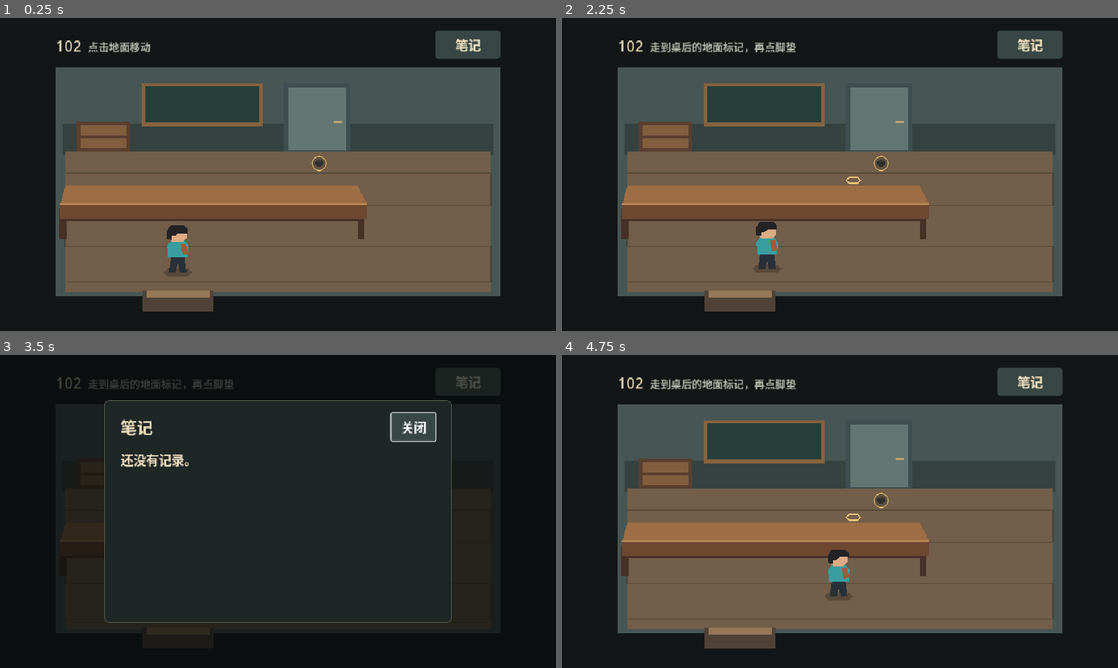
Above: before the commit, frames 1-4 (two rows, left to right).
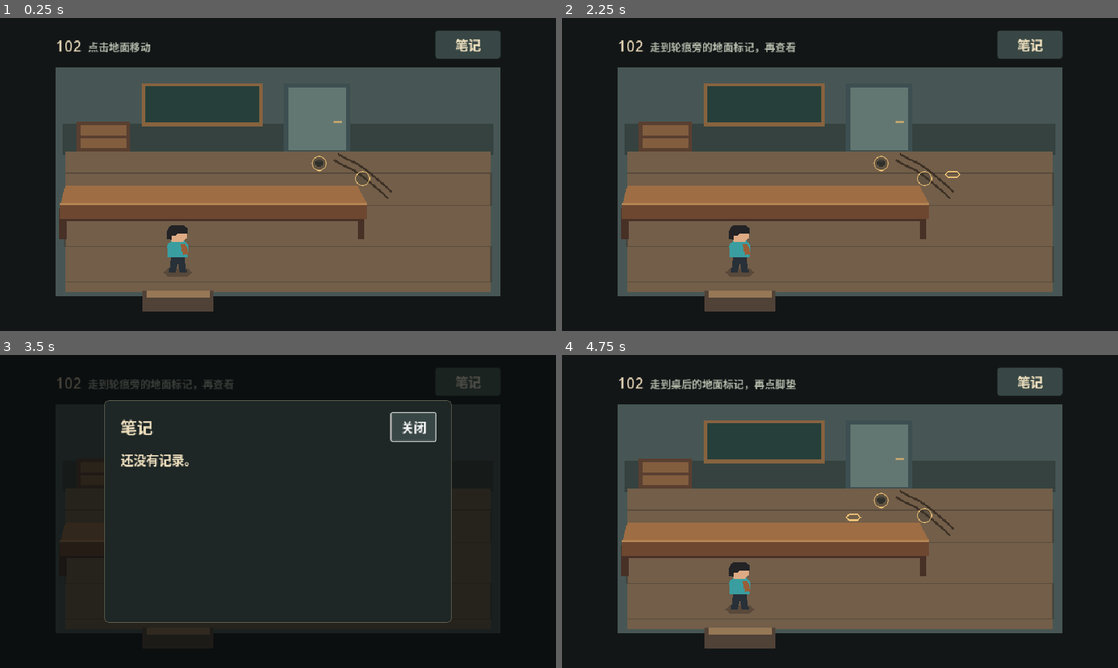
Above: after the commit, the same moments.

Repository: huangjingxin19-afk/guided-truth
Game: Godot game, scene res://rooms/room_102.tscn
Two runs of this game, one before a commit and one after it. Both use one fixed random seed, a clock stepped at 60 frames per second and the inputs below.
Inputs (mouse positions are in pixels of both pictures, inside the frame that each line leads up to):
- Up to frame 1 (0.25 s): no input
- Up to frame 2 (2.25 s): click (878, 161) at 0.52 s; click (878, 161) at 1.27 s; click (923, 177) at 2.02 s
- Up to frame 3 (3.5 s): click "笔记" at 2.75 s
- Up to frame 4 (4.75 s): click "关闭" at 3.5 s; click (878, 498) at 4.27 s

The runs differ from the first frame. In frame 1, 0.2% of the frame differs, in the area x 60-71%, y 43-58%; in frame 2, 1.8%, in the area x 19-72%, y 7-83%; in frame 3, 0.2%; in frame 4, 1.3%.

Commit message:
新增 102 教室轮痕调查并复用调查组件
- 新增器材门旁的地面轮痕、近景和笔记条目。
- 脚垫和轮痕共用调查点组件，配置站位、距离、证物和提示。
- 共用流程处理证据登记及笔记展示，102 场景通过配置和信号接入。
- 安卓测试版更新到 1.0.2。

验证通过 49 项 Godot 模拟检查，并核对 APK 包名、版本及签名。

Diff:
--- /dev/null
+++ b/gotdot/investigation/inspection_point.gd
@@ -0,0 +1,25 @@
+extends Button
+
+const EvidenceEntry = preload("res://investigation/evidence_entry.gd")
+
+signal approach_requested(position: Vector2, message: String)
+signal inspection_requested(entry: EvidenceEntry)
+
+@export var investigator: Node2D
+@export var stand: Marker2D
+@export var evidence: EvidenceEntry
+@export var inspection_distance: float = 42.0
+@export var approach_hint := "走到地面标记处再查看"
+
+
+func _ready() -> void:
+	tooltip_text = evidence.title
+	accessibility_name = evidence.title
+
+
+func _on_pressed() -> void:
+	if investigator.global_position.distance_to(stand.global_position) > inspection_distance:
+		approach_requested.emit(stand.global_position, approach_hint)
+		return
+
+	inspection_requested.emit(evidence)
--- /dev/null
+++ b/gotdot/investigation/inspection_point.tscn
@@ -0,0 +1,37 @@
+[gd_scene format=3]
+
+[ext_resource type="Script" path="res://investigation/inspection_point.gd" id="1_point"]
+
+[sub_resource type="StyleBoxFlat" id="StyleBoxFlat_marker"]
+bg_color = Color(0.19, 0.19, 0.17, 0.25)
+border_width_left = 2
+border_width_top = 2
+border_width_right = 2
+border_width_bottom = 2
+border_color = Color(0.93, 0.76, 0.46, 0.95)
+corner_radius_top_left = 13
+corner_radius_top_right = 13
+corner_radius_bottom_right = 13
+corner_radius_bottom_left = 13
+
+[node name="InspectionPoint" type="Button"]
+z_index = 1
+offset_right = 68.0
+offset_bottom = 56.0
+mouse_default_cursor_shape = 2
+flat = true
+script = ExtResource("1_point")
+
+[node name="Marker" type="Panel" parent="."]
+anchor_left = 0.5
+anchor_top = 0.5
+anchor_right = 0.5
+anchor_bottom = 0.5
+offset_left = -13.0
+offset_top = -13.0
+offset_right = 13.0
+offset_bottom = 13.0
+mouse_filter = 2
+theme_override_styles/panel = SubResource("StyleBoxFlat_marker")
+
+[connection signal="pressed" from="." to="." method="_on_pressed"]
--- /dev/null
+++ b/gotdot/investigation/room_investigation.gd
@@ -0,0 +1,39 @@
+extends Node
+
+const EvidenceEntry = preload("res://investigation/evidence_entry.gd")
+const InvestigationHud = preload("res://ui/investigation_hud.gd")
+
+@export var hud: InvestigationHud
+@export var walk_hint: Label
+@export var stand_hint: Line2D
+
+
+func _ready() -> void:
+	_show_walk_hint()
+
+
+func show_approach_hint(position: Vector2, message: String) -> void:
+	if hud.is_open():
+		return
+
+	walk_hint.text = message
+	stand_hint.global_position = position
+	stand_hint.show()
+
+
+func inspect(entry: EvidenceEntry) -> void:
+	if hud.is_open():
+		return
+
+	_show_walk_hint()
+	stand_hint.hide()
+	InvestigationLog.record(entry)
+	hud.show_evidence(entry)
+
+
+func open_notebook() -> void:
+	hud.show_notebook(InvestigationLog.entries())
+
+
+func _show_walk_hint() -> void:
+	walk_hint.text = "拖动摇杆或点击地面移动" if hud.uses_touch_controls() else "点击地面移动"
--- /dev/null
+++ b/gotdot/investigation/wheel_tracks.tres
@@ -0,0 +1,11 @@
+[gd_resource type="Resource" format=3]
+
+[ext_resource type="Script" path="res://investigation/evidence_entry.gd" id="1_entry"]
+[ext_resource type="PackedScene" path="res://props/wheel_tracks.tscn" id="2_preview"]
+
+[resource]
+script = ExtResource("1_entry")
+id = &"room102_wheel_tracks"
+title = "地面轮痕"
+description = "桌后的地板上有两道并行的轮痕，一直延伸到器材门的门槛边。"
+preview = ExtResource("2_preview")
--- /dev/null
+++ b/gotdot/props/wheel_tracks.tscn
@@ -0,0 +1,19 @@
+[gd_scene format=3]
+
+[node name="WheelTracks" type="Node2D"]
+
+[node name="LeftTrack" type="Line2D" parent="."]
+points = PackedVector2Array(-31, -6, -22, -6, -11, -7, 1, -6, 12, -4, 23, -2, 31, 0)
+width = 2.0
+default_color = Color(0.20, 0.16, 0.12, 0.82)
+begin_cap_mode = 2
+end_cap_mode = 2
+antialiased = true
+
+[node name="RightTrack" type="Line2D" parent="."]
+points = PackedVector2Array(-31, 1, -22, 1, -11, 0, 1, 1, 12, 3, 23, 5, 31, 7)
+width = 2.0
+default_color = Color(0.20, 0.16, 0.12, 0.82)
+begin_cap_mode = 2
+end_cap_mode = 2
+antialiased = true
--- a/gotdot/rooms/room_102.gd
+++ /dev/null
@@ -1,39 +0,0 @@
-extends Node2D
-
-const InvestigationHud = preload("res://ui/investigation_hud.gd")
-const FOOT_PAD = preload("res://investigation/foot_pad.tres")
-const INSPECTION_DISTANCE := 42.0
-
-@onready var player: Node2D = %LinHe
-@onready var foot_pad_stand: Marker2D = $FootPadStand
-@onready var stand_hint: Line2D = $FootPadStand/StandHint
-@onready var walk_hint: Label = $WalkHint
-@onready var hud: InvestigationHud = $InvestigationHud
-
-
-func _ready() -> void:
-	_show_walk_hint()
-
-
-func _on_foot_pad_pressed() -> void:
-	if hud.is_open():
-		return
-	if player.global_position.distance_to(foot_pad_stand.global_position) > INSPECTION_DISTANCE:
-		walk_hint.text = "走到桌后的地面标记，再点脚垫"
-		stand_hint.show()
-		return
-
-	_show_walk_hint()
-	stand_hint.hide()
-	InvestigationLog.record(FOOT_PAD)
-	hud.show_evidence(FOOT_PAD)
-
-
-func _on_notebook_requested() -> void:
-	hud.show_notebook(InvestigationLog.entries())
-
-
-func _show_walk_hint() -> void:
-	walk_hint.text = "点击地面移动"
-	if hud.uses_touch_controls():
-		walk_hint.text = "拖动摇杆或点击地面移动"
--- a/gotdot/rooms/room_102.tscn
+++ b/gotdot/rooms/room_102.tscn
@@ -1,10 +1,14 @@
 [gd_scene format=3]
 
-[ext_resource type="Script" path="res://rooms/room_102.gd" id="1_room"]
+[ext_resource type="Script" path="res://investigation/room_investigation.gd" id="1_investigation"]
 [ext_resource type="PackedScene" path="res://actors/player.tscn" id="2_player"]
 [ext_resource type="PackedScene" path="res://props/foot_pad.tscn" id="3_foot_pad"]
 [ext_resource type="PackedScene" path="res://ui/investigation_hud.tscn" id="4_hud"]
 [ext_resource type="Script" path="res://rooms/walkable_floor.gd" id="5_floor"]
+[ext_resource type="PackedScene" path="res://investigation/inspection_point.tscn" id="6_point"]
+[ext_resource type="Resource" path="res://investigation/foot_pad.tres" id="7_foot_evidence"]
+[ext_resource type="PackedScene" path="res://props/wheel_tracks.tscn" id="8_tracks"]
+[ext_resource type="Resource" path="res://investigation/wheel_tracks.tres" id="9_track_evidence"]
 
 [sub_resource type="NavigationPolygon" id="NavigationPolygon_floor"]
 resource_local_to_scene = true
@@ -15,20 +19,7 @@
 [sub_resource type="RectangleShape2D" id="RectangleShape2D_desk"]
 size = Vector2(540, 49)
 
-[sub_resource type="StyleBoxFlat" id="StyleBoxFlat_marker"]
-bg_color = Color(0.19, 0.19, 0.17, 0.25)
-border_width_left = 2
-border_width_top = 2
-border_width_right = 2
-border_width_bottom = 2
-border_color = Color(0.93, 0.76, 0.46, 0.95)
-corner_radius_top_left = 13
-corner_radius_top_right = 13
-corner_radius_bottom_right = 13
-corner_radius_bottom_left = 13
-
 [node name="Room102" type="Node2D"]
-script = ExtResource("1_room")
 
 [node name="Scenery" type="Node2D" parent="."]
 
@@ -92,29 +83,44 @@
 [node name="FootPad" parent="Scenery" instance=ExtResource("3_foot_pad")]
 position = Vector2(551, 251)
 
-[node name="InspectButton" type="Button" parent="Scenery/FootPad"]
-z_index = 1
-offset_left = -34.0
-offset_top = -28.0
-offset_right = 34.0
-offset_bottom = 28.0
-mouse_default_cursor_shape = 2
-tooltip_text = "查看脚垫"
-accessibility_name = "查看脚垫"
-flat = true
-
-[node name="Marker" type="Panel" parent="Scenery/FootPad/InspectButton"]
-offset_left = 21.0
-offset_top = 15.0
-offset_right = 47.0
-offset_bottom = 41.0
-mouse_filter = 2
-theme_override_styles/panel = SubResource("StyleBoxFlat_marker")
-
-[node name="FootPadStand" type="Marker2D" parent="."]
+[node name="WheelTracks" parent="Scenery" instance=ExtResource("8_tracks")]
+position = Vector2(627, 272)
+rotation = 0.52
+scale = Vector2(1.8, 1.8)
+
+[node name="Investigation" type="Node2D" parent="." node_paths=PackedStringArray("hud", "walk_hint", "stand_hint")]
+script = ExtResource("1_investigation")
+hud = NodePath("../InvestigationHud")
+walk_hint = NodePath("../WalkHint")
+stand_hint = NodePath("StandHint")
+
+[node name="FootPadPoint" parent="Investigation" node_paths=PackedStringArray("investigator", "stand") instance=ExtResource("6_point")]
+offset_left = 517.0
+offset_top = 223.0
+offset_right = 585.0
+offset_bottom = 279.0
+investigator = NodePath("../../WalkableFloor/DepthSort/LinHe")
+stand = NodePath("../FootPadStand")
+evidence = ExtResource("7_foot_evidence")
+approach_hint = "走到桌后的地面标记，再点脚垫"
+
+[node name="WheelTracksPoint" parent="Investigation" node_paths=PackedStringArray("investigator", "stand") instance=ExtResource("6_point")]
+offset_left = 592.0
+offset_top = 249.0
+offset_right = 660.0
+offset_bottom = 305.0
+investigator = NodePath("../../WalkableFloor/DepthSort/LinHe")
+stand = NodePath("../WheelTracksStand")
+evidence = ExtResource("9_track_evidence")
+approach_hint = "走到轮痕旁的地面标记，再查看"
+
+[node name="FootPadStand" type="Marker2D" parent="Investigation"]
 position = Vector2(503, 280)
 
-[node name="StandHint" type="Line2D" parent="FootPadStand"]
+[node name="WheelTracksStand" type="Marker2D" parent="Investigation"]
+position = Vector2(674, 270)
+
+[node name="StandHint" type="Line2D" parent="Investigation"]
 visible = false
 points = PackedVector2Array(-12, 0, -7, -5, 7, -5, 12, 0, 7, 5, -7, 5)
 width = 2.0
@@ -163,7 +169,6 @@
 default_color = Color(0.71, 0.52, 0.33, 1)
 
 [node name="LinHe" parent="WalkableFloor/DepthSort" instance=ExtResource("2_player")]
-unique_name_in_owner = true
 position = Vector2(307, 439)
 
 [node name="RoomNumber" type="Label" parent="."]
@@ -188,7 +193,10 @@
 
 [node name="InvestigationHud" parent="." instance=ExtResource("4_hud")]
 
-[connection signal="pressed" from="Scenery/FootPad/InspectButton" to="." method="_on_foot_pad_pressed"]
+[connection signal="approach_requested" from="Investigation/FootPadPoint" to="Investigation" method="show_approach_hint"]
+[connection signal="inspection_requested" from="Investigation/FootPadPoint" to="Investigation" method="inspect"]
+[connection signal="approach_requested" from="Investigation/WheelTracksPoint" to="Investigation" method="show_approach_hint"]
+[connection signal="inspection_requested" from="Investigation/WheelTracksPoint" to="Investigation" method="inspect"]
 [connection signal="movement_changed" from="InvestigationHud" to="WalkableFloor" method="steer"]
-[connection signal="notebook_requested" from="InvestigationHud" to="." method="_on_notebook_requested"]
+[connection signal="notebook_requested" from="InvestigationHud" to="Investigation" method="open_notebook"]
 [connection signal="overlay_changed" from="InvestigationHud" to="WalkableFloor" method="set_overlay_open"]
Not shown, changed: gotdot/export_presets.cfg
Not shown, added: gotdot/investigation/inspection_point.gd.uid
Not shown, added: gotdot/investigation/room_investigation.gd.uid
Not shown, removed: gotdot/rooms/room_102.gd.uid
